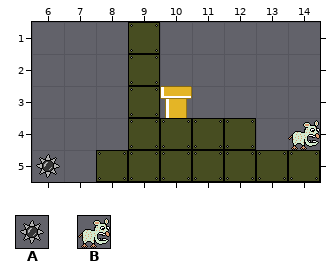
Level history. Tiled map: Content/Level1-3.tmx. The picture above is the old version.
Cells are 32x32 px. Shown: x 6..14, y 1..5.
Key: from "SpikeBall": A 0; from "rat": B 0.
Objects are placed by their top-left corner, in cells (3,4 is the top-left corner of cell 3,4); size is 1x1 cell unless given.
Objects on layer "Enemies" before:
B "Rat" at 14,4
A "SpikeBall" at 6,4
After:
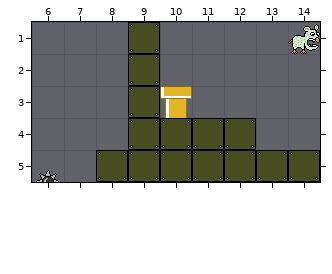
Message: Makes level slightly easier.
Edits made:
Layer "Enemies":
added: B "Bird" at 14,1
changed: A "SpikeBall" at 6,4 -> A "SpikeBall" at 6,4.5
removed: B "Rat" at 14,4
